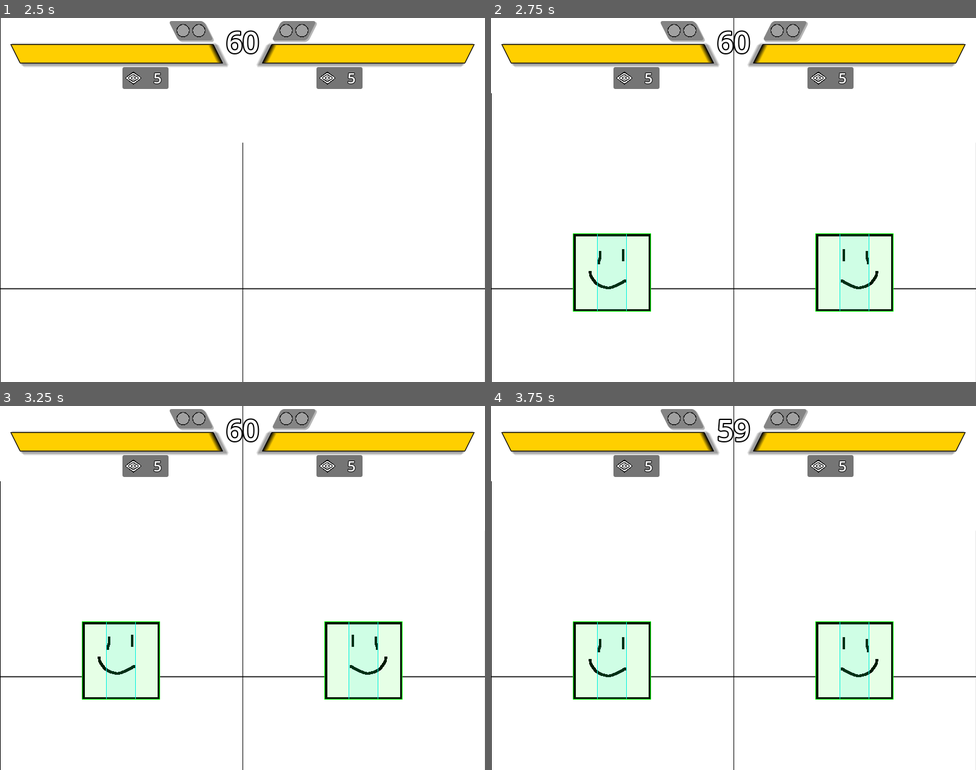
Above: before the commit, frames 1-4 (two rows, left to right).
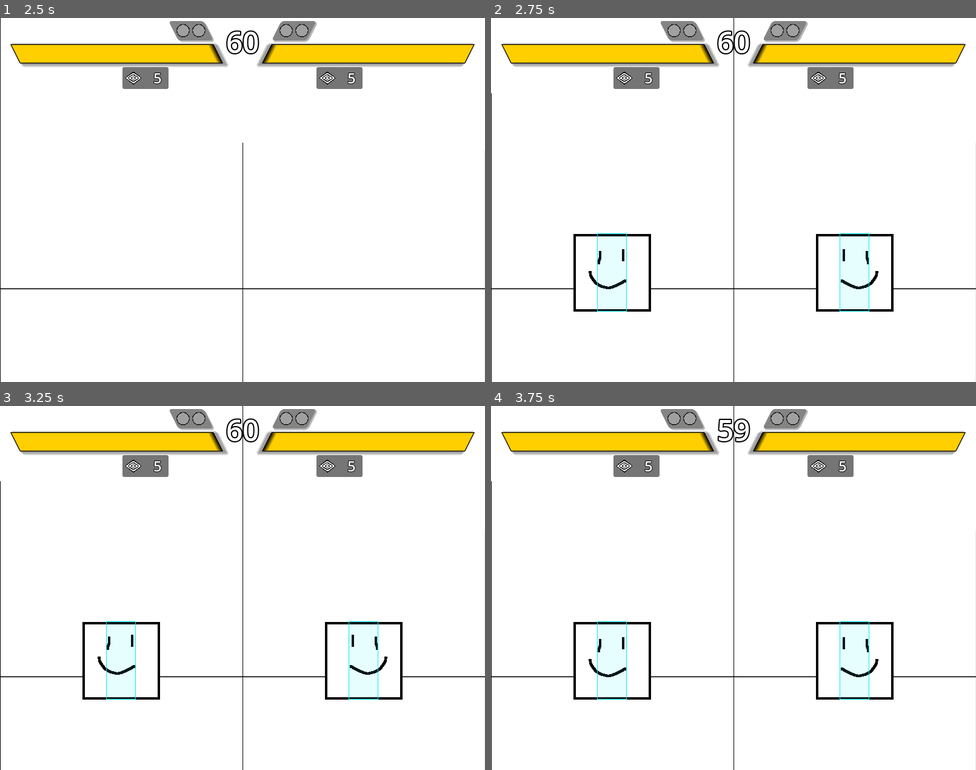
Above: after the commit, the same moments.

Repository: SamBumgardner/spellstrike
Game: Godot game, scene res://network/main.tscn
The game is run twice, just before and just after one commit, with the same random seed, the same clock (stepped at 60 frames per second) and the same inputs.
Inputs (mouse positions are in pixels of both pictures, inside the frame that each line leads up to):
- Up to frame 1 (2.5 s): click "Play Local" at 0.5 s; tap Enter at 1.25 s; move the mouse to (349, 181) at 1.27 s; hold Up 1.28-2 s; click (349, 181) at 1.42 s; tap Space at 2 s; drag from (145, 218) to (218, 272) at 2.02 s
- Up to frame 2 (2.75 s): no input
- Up to frame 3 (3.25 s): move the mouse to (291, 507) at 2.77 s; hold Up from 2.78 s (still down)
- Up to frame 4 (3.75 s): release Up at 3.5 s; tap Enter at 3.5 s; drag from (709, 660) to (854, 660) at 3.52 s

Frame 1 is identical in both runs. In frame 2, 6.6% of the frame differs, in the area x 16-83%, y 59-81%; in frame 3, 6.6%; in frame 4, 6.6%.
Error after the commit: Invalid access to property or key 'button_buffer_lookback' on a base object of type 'Resource'. (res://player/Player.gd:346)

Commit message:
BROKEN: try instantiating player from spec

Diff:
--- a/game/TestGameplay.gd
+++ b/game/TestGameplay.gd
@@ -93,7 +93,7 @@
         push_error("Match Options is unset. Falling back to default options...")
         match_options = MatchOptions.generate_default()
 
-    var fighterP1: Player = SyncManager.spawn("fighter0", self, preload("res://player/Player.tscn"), {'x': - 200, 'y': 420, 'c': Player.Characters.SPEED, 't': Player.Side.P1}, false);
+    var fighterP1: Player = SyncManager.spawn("fighter0", self, preload("res://player/Player.tscn"), {'x': - 200, 'y': 420, 'character_spec': load("res://assets/data/character/character_speed.tres"), 't': Player.Side.P1}, false);
     fighterP1.set_multiplayer_authority(p1_network_id if host_side == Side.P1 else p2_network_id)
     fighterP1.input_retriever = match_options.input_retrievers[0]
     health_tracker_1.tracked_player = fighterP1
@@ -103,7 +103,7 @@
     fighterP1.defeated.connect(_on_player_defeated)
     fighterP1.request_projectile.connect(_on_player_requested_projectile)
 
-    var fighterP2: Player = SyncManager.spawn("fighter1", self, preload("res://player/Player.tscn"), {'x': 200, 'y': 420, 'c': Player.Characters.REACH, 't': Player.Side.P2}, false);
+    var fighterP2: Player = SyncManager.spawn("fighter1", self, preload("res://player/Player.tscn"), {'x': 200, 'y': 420, 'character_spec': load("res://assets/data/character/character_speed.tres"), 't': Player.Side.P2}, false);
     fighterP2.set_multiplayer_authority(p2_network_id if host_side == Side.P1 else p1_network_id)
 
     # when playing online as p2, use the "normal" p1 mapping the player set up.
--- a/game/assets/data/character/character_speed.tres
+++ b/game/assets/data/character/character_speed.tres
@@ -30,7 +30,6 @@
 walk_accel = 5
 walk_drag = 2
 width = 128
-pushbox_width = 64
 max_hp = 150
 special_uses = 5
 states = Array[ExtResource("5_fwqim")]([ExtResource("6_pfqtc"), ExtResource("7_ffkam"), ExtResource("8_atejh"), ExtReso …(198 unchanged characters)…
--- a/game/player/Player.gd
+++ b/game/player/Player.gd
@@ -33,6 +33,7 @@
 @onready var hurtboxes := hurtbox_pool.get_children()
 @onready var hitbox_pool: Area2D = $HitboxPool
 @onready var hitboxes := hitbox_pool.get_children()
+@onready var sprite: Sprite2D = $Sprite2D
 @onready var animation: NetworkAnimationPlayer = $Animation
 @onready var pushbox: CollisionShape2D = $Pushbox
 
@@ -42,15 +43,14 @@
 @onready var action_buffer: ActionBuffer = $ActionBuffer
 
 # TODO: move these to character spec
-const walk_speed: int = 5
-const back_walk_speed: int = 3
-const walk_accel: int = 5
-const walk_drag: int = 2
-const width: int = 128
+var walk_speed: int = 5
+var back_walk_speed: int = 3
+var walk_accel: int = 5
+var walk_drag: int = 2
+var width: int = 128
 
 # Custom state variables
 var team: Side
-var character: Characters
 var health: int
 var velocity: int
 var facing_direction: Side
@@ -129,6 +129,21 @@
     _load_state(initial_spawn_state)
     fsm.force_change_state(State.IDLE)
 
+func initialize_character_data(new_character_spec: CharacterSpec) -> void:
+    walk_speed = new_character_spec.walk_speed
+    back_walk_speed = new_character_spec.walk_speed
+    walk_accel = new_character_spec.walk_accel
+    walk_drag = new_character_spec.walk_drag
+    width = new_character_spec.width
+
+    health = new_character_spec.max_hp
+    special_uses = new_character_spec.special_uses
+
+    fsm.prepare_states(new_character_spec.states)
+
+    sprite.texture = new_character_spec.animation_sprite
+
+
 ########################
 # RESOLVE INTERACTIONS #
 ########################
@@ -260,7 +275,6 @@
         'x': position.x,
         'y': position.y,
         't': team,
-        'c': character,
         'hp': health,
         's': status,
         'fs': fsm.state,
@@ -304,10 +318,6 @@
     var fsm_ticks_in_state = state['ft']
     fsm.load(fsm_state, fsm_ticks_in_state)
 
-    if character != state['c']:
-        push_error('''DESYNC: character in loaded state & memory do not match.
-        state:%s, mem: %s''' % [state['c'], character])
-
 func _get_local_input() -> Dictionary:
     return input_retriever.retrieve_input()
 
@@ -341,7 +351,7 @@
         received_combo_count = 0
         counterhit_starter = false
 
-func _network_postprocess(input: Dictionary):
+func _network_postprocess(_input: Dictionary):
     if status in [Status.STARTUP, Status.ACTIVE, Status.VICTORY]:
         z_index = 1
     elif status in [Status.HITSTUN, Status.DEFEATED]:
@@ -352,15 +362,16 @@
 
 func _network_spawn_preprocess(data: Dictionary) -> Dictionary:
     # check required parameters are provided
-    const essential_spawn_params = ['x', 'y', 'c', 't']
+    const essential_spawn_params = ['x', 'y', 'character_spec', 't']
     var keys = data.keys()
     for essential_param in essential_spawn_params:
         assert(essential_param in keys, "ERROR: spawn method not called with essential input '%s'.
             Input data:%s" % [essential_param, data])
 
-    # look up hp value for character:
-    data['hp'] = 150 # placeholder logic for now
-    data['su'] = 5 # placeholder logic
+    initialize_character_data(data['character_spec'])
+    data['hp'] = health
+    data['su'] = special_uses
+    data.erase('character_spec')
 
     # overwrite other params with default values
     const spawn_num_ticks_in_state = 0
@@ -388,10 +399,8 @@
 func _network_spawn(data: Dictionary) -> void:
     initial_spawn_state = data
     # need to do first time setup (based on character selection, etc.)
-    character = data['c']
-    health = data['hp']
     team = data['t']
-    fsm.prepare_states(Fsm.player_states)
+
     # remaining setup is identical to any ordinary load state
     _load_state(data)
 
@@ -408,11 +417,6 @@
 
 static func get_side_scale(side: Side) -> int:
     return 1 if side == Side.P1 else -1
-
-enum Characters {
-    SPEED = 0,
-    REACH = 1,
-}
 
 enum Status {
     NEUTRAL = 0,
--- a/game/player/character_spec.gd
+++ b/game/player/character_spec.gd
@@ -12,7 +12,6 @@
 @export var walk_accel: int = 5
 @export var walk_drag: int = 2
 @export var width: int = 128
-@export var pushbox_width: int = 64
 
 @export var max_hp: int = 150
 @export var special_uses: int = 5
--- a/game/player/fsm/Fsm.gd
+++ b/game/player/fsm/Fsm.gd
@@ -2,7 +2,7 @@
 # Used by player class to handle transition between various states
 class_name Fsm extends RefCounted
 
-var states := {}
+var states: Array[FsmState]
 var owner: Player
 var state := Player.State.IDLE
 var ticks_in_state := 0
@@ -21,13 +21,20 @@
     Player.State.CHARACTER_0: preload("res://assets/data/states/character/speed/LightAttackChainState.tres"),
 }
 
-static var projectile_states := {
-    Player.State.IDLE: preload("res://assets/data/states/projectile/delay_fireball/DelayFireballPriming.tres"),
-    Player.State.CHARACTER_0: preload("res://assets/data/states/projectile/delay_fireball/DelayFireballExplosion.tres"),
-    Player.State.DEFEATED: preload("res://assets/data/states/projectile/ExpiredState.tres")
-}
+static var projectile_states := [
+    preload("res://assets/data/states/projectile/delay_fireball/DelayFireballPriming.tres"),
+    null,
+    null,
+    null,
+    null,
+    null,
+    null,
+    null,
+    preload("res://assets/data/states/projectile/delay_fireball/DelayFireballExplosion.tres"),
+    preload("res://assets/data/states/projectile/ExpiredState.tres")
+]
 
-func prepare_states(provided_states: Dictionary) -> void:
+func prepare_states(provided_states: Array[FsmState]) -> void:
     # need to take character spec as an input, then populate the `states` dict with their state objects
     states = provided_states
 
